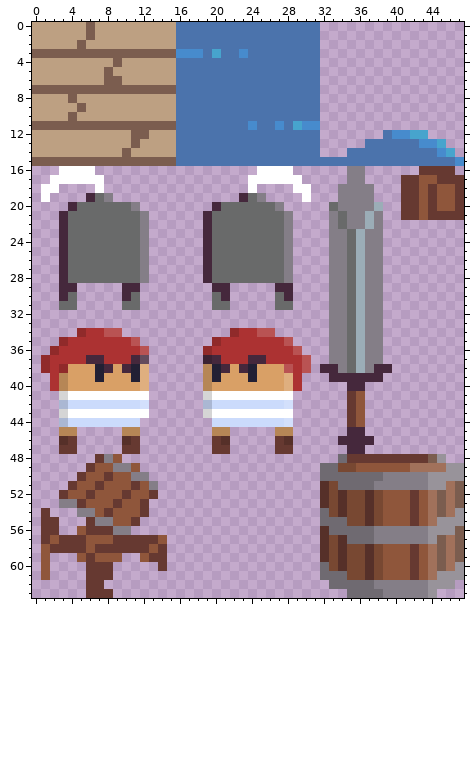
A pixel-art sprite gets an edit: docs/i.png. This is how it looked before the edit.
The file is 48x64 pixels. Colours within 5 levels of each other are drawn and written as one.
And afterwards:
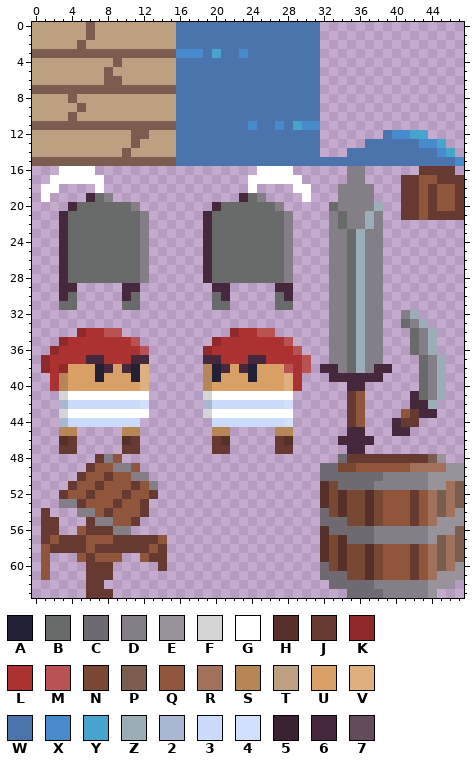
Palette (. is transparent): A #222034  B #696a6a  C #6f6a71  D #847e87  E #98939a  F #d5d5d5  G #ffffff  H #563029  J #663931  K #902a2a  L #ac3232  M #b95353  N #784832  P #7b5d4f  Q #8f563b  R #a1715b  S #b68656  T #bda082  U #d9a066  V #dfaf7f  W #4b73ac  X #478bcd  Y #47a4cd  Z #9badb7  2 #aab7d3  3 #cbdbfc  4 #d3e0fc  5 #3a2233  6 #45283c  7 #634b5c
What changed:
{"y":32,"x":41,"old":"..","new":"DZ"}
{"y":33,"x":41,"old":"...","new":"BDZ"}
{"y":34,"x":42,"old":"...","new":"BDZ"}
{"y":35,"x":42,"old":"...","new":"BDZ"}
{"y":36,"x":42,"old":"...","new":"BDZ"}
{"y":37,"x":12,"old":"7","new":"6"}
{"y":37,"x":19,"old":"5","new":"6"}
{"y":37,"x":43,"old":"...","new":"BDZ"}
{"y":38,"x":43,"old":"...","new":"BDZ"}
{"y":39,"x":43,"old":"...","new":"BDZ"}
{"y":40,"x":43,"old":"...","new":"BDZ"}
{"y":41,"x":42,"old":"....","new":"6BDZ"}
{"y":42,"x":42,"old":"...","new":"66Z"}
{"y":43,"x":41,"old":"....","new":"QJ66"}
{"y":44,"x":40,"old":"...","new":"6JJ"}
{"y":45,"x":40,"old":"..","new":"66"}
{"label":"added","picture_box":[392,310,446,436]}
{"label":"changed","picture_box":[140,355,149,364]}
{"label":"changed","picture_box":[203,355,212,364]}
